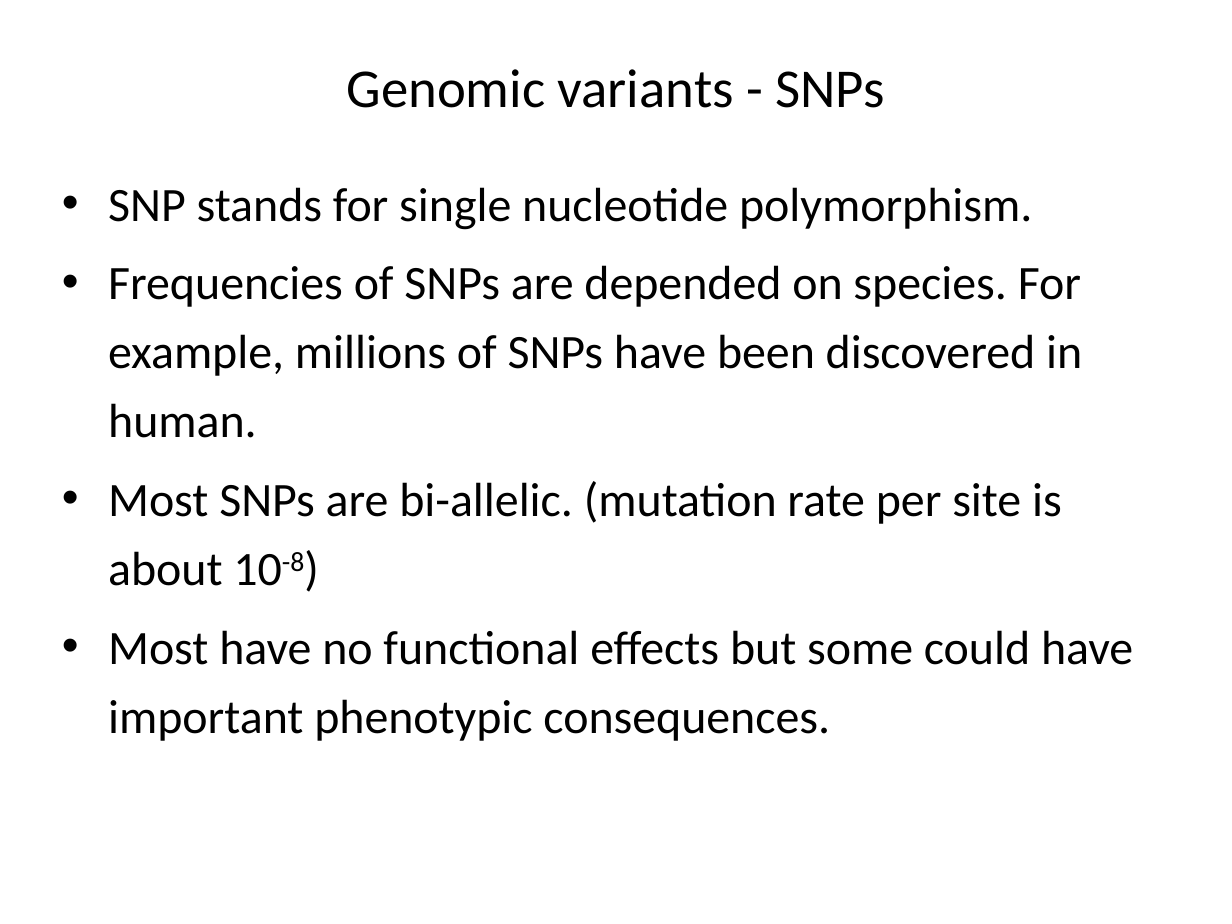
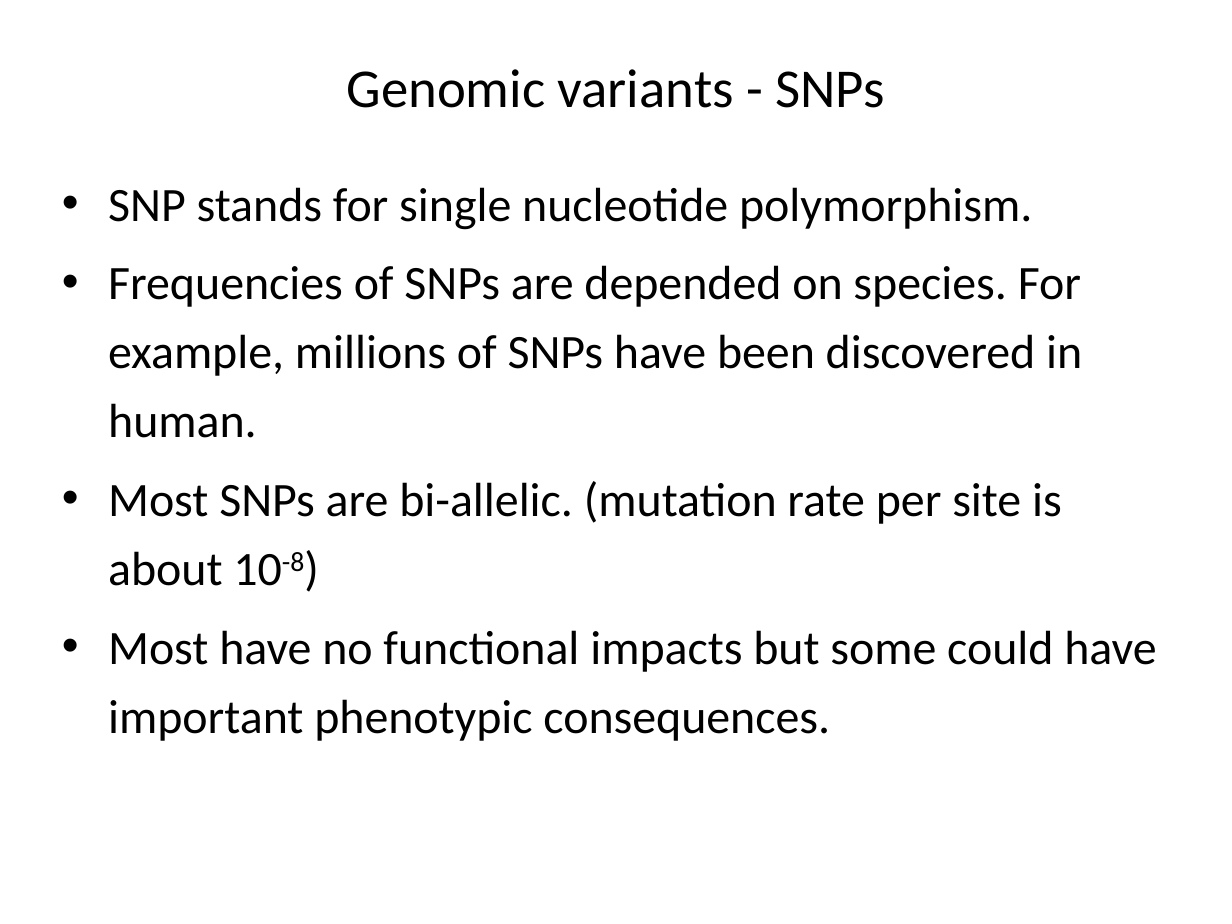
Before and after one commit to liu3zhenlab/teaching, a slide deck: slide 6 of PLPTH813Bioinformatis/2023/lectures/lecture08_variants.pptx. Drawn at 1232x924 pixels with LibreOffice and Linux fonts; fonts in the diff are those of the drawing. Boxes give left, top, right and bottom in pixels: in the first picture for what was removed or moved away, otherwise in the second. Text is boxed around its words. In the diff, an @@ line names an element or a change of style, - is before the commit and + after.

```diff
--- a/PLPTH813Bioinformatis/2023/lectures/lecture08_variants.pptx
+++ b/PLPTH813Bioinformatis/2023/lectures/lecture08_variants.pptx
@@ text at (108, 630, 1156, 741): text changed @@
-• Most have no functional effects but some could have important phenotypic consequences.
+• Most have no functional impacts but some could have important phenotypic consequences.
```
Also in this commit, not shown: 2 other slides changed, 1 slide added, 3 other files.
